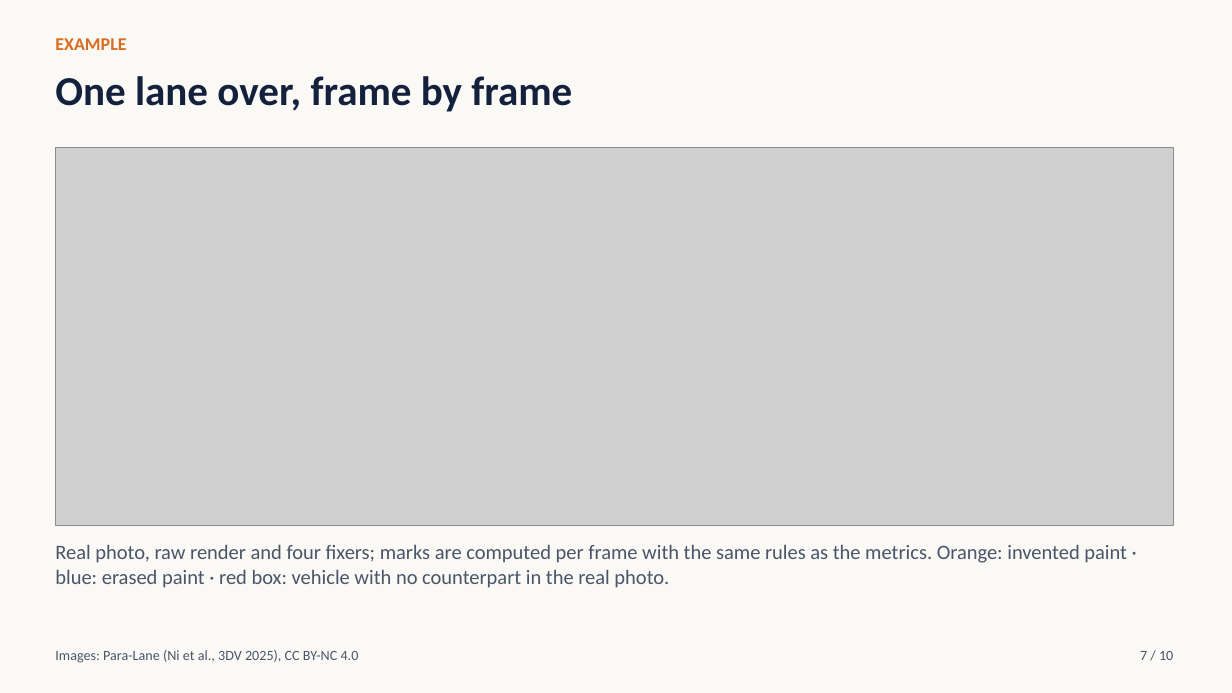
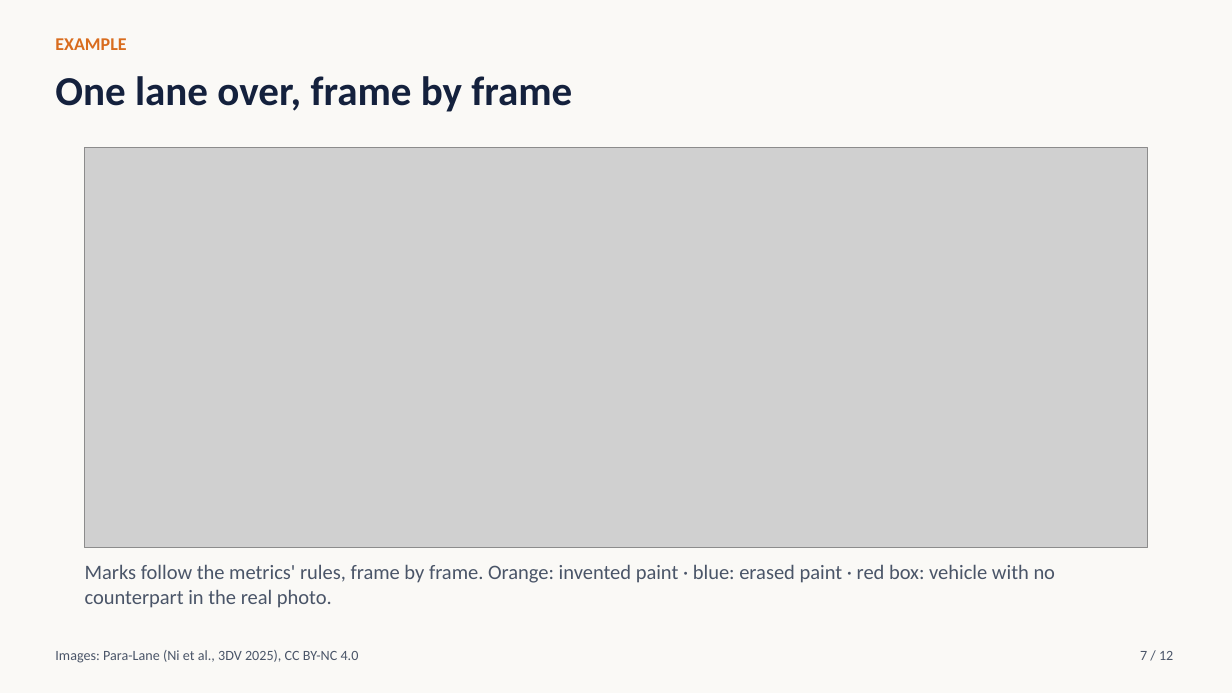
Before and after one commit to ksha23/cs566-drive-sim-trust, a slide deck: slide 7 of presentation/cs566_drive_sim_talk.pptx. Drawn at 1232x693 pixels with LibreOffice and Linux fonts; fonts in the diff are those of the drawing; grey boxes stand for pictures. Boxes give left, top, right and bottom in pixels: in the first picture for what was removed or moved away, otherwise in the second. Text is boxed around its words. In the diff, an @@ line names an element or a change of style, - is before the commit and + after.

```diff
--- a/presentation/cs566_drive_sim_talk.pptx
+++ b/presentation/cs566_drive_sim_talk.pptx
@@ picture: place and size @@
-picture at <box>55,148,1174,525</box>
+picture at <box>85,148,1148,548</box>
@@ text at <box>85,564,1056,608</box>: text changed @@
-Real photo, raw render and four fixers; marks are computed per frame with the same rules as the metrics. Orange: invented paint · blue: erased paint · red box: vehicle with no counterpart in the real photo.
+Marks follow the metrics' rules, frame by frame. Orange: invented paint · blue: erased paint · red box: vehicle with no counterpart in the real photo.
@@ text at <box>1140,651,1173,660</box>: text changed @@
-7 / 10
+7 / 12
```
Also in this commit, not shown: 9 other slides changed, 2 slides added, 14 other files.
